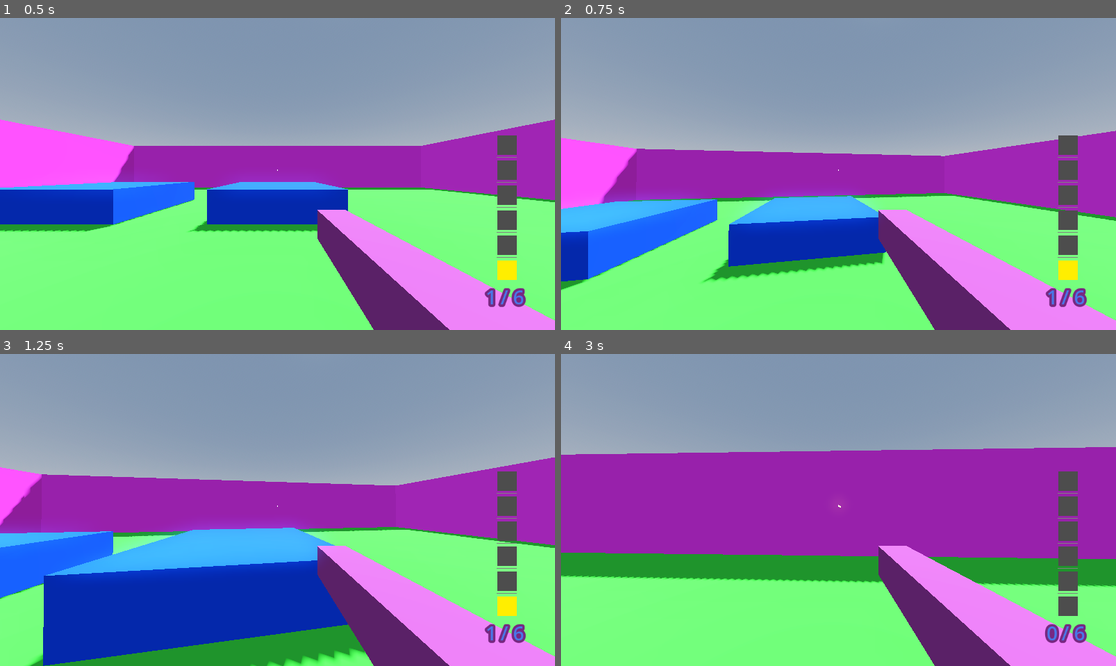
Above: before the commit, frames 1-4 (two rows, left to right).
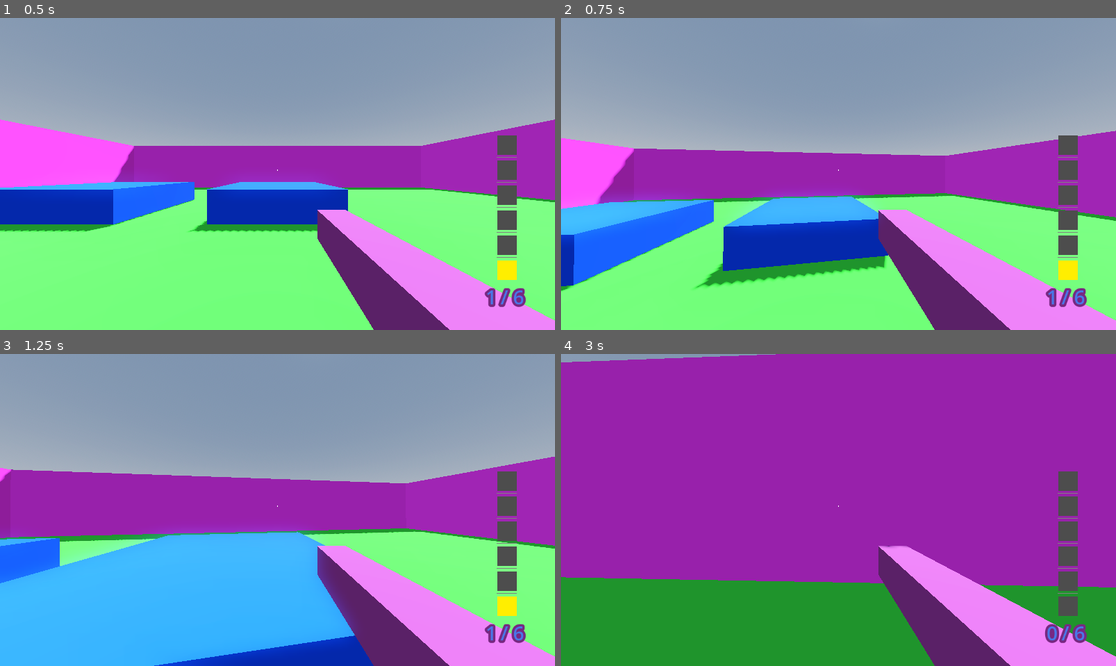
Above: after the commit, the same moments.

Repository: Ayla-McChristie/ProjectRobotCowboy
Game: Godot game, scene res://scenes/world.tscn
Two runs of this game, one before a commit and one after it. Both use one fixed random seed, a clock stepped at 60 frames per second and the inputs below.
Inputs (mouse positions are in pixels of both pictures, inside the frame that each line leads up to):
- Up to frame 1 (0.5 s): no input
- Up to frame 2 (0.75 s): tap Enter (ui_accept) at 0.5 s; move the mouse to (866, 174) at 0.52 s; hold W (move_up) from 0.53 s (still down); hold E (E) from 0.53 s (still down)
- Up to frame 3 (1.25 s): keep holding W (move_up); keep holding E (E); tap Space (jump) at 0.77 s
- Up to frame 4 (3 s): keep holding W (move_up); move the mouse to (810, 510) at 1.27 s; release E (E) at 1.28 s; tap E (E) at 1.35, 2.3 s; tap Space (jump) at 1.52 s; move the mouse to (849, 503) at 2.02 s; hold Q (Q) 2.03-2.78 s; move the mouse to (832, 516) at 2.77 s; click (832, 516) at 2.85 s

Frame 1 is identical in both runs. In frame 2, 2.4% of the frame differs, in the area x 0-100%, y 36-88%; in frame 3, 23%; in frame 4, 57%, in the area x 0-100%, y 0-100%.

Commit message:
Adds speed lines

Diff:
--- a/scenes/HUD.tscn
+++ b/scenes/UI/HUD.tscn
@@ -1,8 +1,8 @@
 [gd_scene load_steps=5 format=3 uid="uid://dnfj8hm8i4vlo"]
 
-[ext_resource type="Script" path="res://scripts/Reticle.gd" id="1_r7krc"]
-[ext_resource type="Script" path="res://scenes/UI_Ammo_Amount.gd" id="2_lhwoi"]
-[ext_resource type="Script" path="res://scenes/bullet_tracker.gd" id="3_857pk"]
+[ext_resource type="Script" path="res://scripts/Reticle.gd" id="1_7qf86"]
+[ext_resource type="Script" path="res://scripts/UI/UI_Ammo_Amount.gd" id="2_eyy4i"]
+[ext_resource type="Script" path="res://scripts/UI/bullet_tracker.gd" id="3_2o55q"]
 
 [sub_resource type="LabelSettings" id="LabelSettings_24ik4"]
 font_size = 40
@@ -47,7 +47,7 @@
 grow_vertical = 0
 text = "0"
 label_settings = SubResource("LabelSettings_24ik4")
-script = ExtResource("2_lhwoi")
+script = ExtResource("2_eyy4i")
 
 [node name="Amount2" type="Label" parent="."]
 layout_mode = 1
@@ -80,7 +80,7 @@
 grow_vertical = 0
 rotation = -3.14159
 vertical = true
-script = ExtResource("3_857pk")
+script = ExtResource("3_2o55q")
 EMPTY_COLOR = Color(0.303233, 0.303233, 0.303233, 1)
 REG_COLOR = Color(1, 0.933333, 0, 1)
 BLAST_COLOR = Color(1, 0, 0, 1)
--- /dev/null
+++ b/scenes/UI/Shader_speed_lines.gdshader
@@ -0,0 +1,47 @@
+shader_type canvas_item;
+
+
+uniform sampler2D noise: repeat_enable;
+uniform vec4 line_color: source_color;
+uniform float line_count: hint_range(0.0, 2.0, 0.05) = 0.5;
+uniform float line_density: hint_range(0.0, 1.0) = 0.5;
+uniform float line_faloff: hint_range(0.0, 1.0) = 0.25;
+uniform float mask_size: hint_range(0.0, 1.0) = 0.1;
+uniform float mask_edge: hint_range(0.0, 1.0) = 0.5;
+uniform float animation_speed: hint_range(1.0, 20.0) = 0.5;
+
+float inv_lerp(float from, float to, float value){
+  return (value - from) / (to - from);
+}
+
+vec2 polar_coordinates(vec2 uv, vec2 center, float zoom, float repeat)
+{
+	vec2 dir = uv - center;
+	float radius = length(dir) * 2.0;
+	float angle = atan(dir.y, dir.x) * 1.0/(PI * 2.0);
+	return mod(vec2(radius * zoom, angle * repeat), 1.0);
+}
+
+vec2 rotate_uv(vec2 uv, vec2 pivot, float rotation) {
+    float cosa = cos(rotation);
+    float sina = sin(rotation);
+    uv -= pivot;
+    return vec2(
+        cosa * uv.x - sina * uv.y,
+        cosa * uv.y + sina * uv.x
+    ) + pivot;
+}
+
+void fragment(){
+	vec2 polar_uv = polar_coordinates(rotate_uv(UV, vec2(0.5), floor(fract(TIME) * animation_speed) ) , vec2(0.5), 0.01, line_count);
+	vec3 lines = texture(noise, polar_uv).rgb;
+
+	float mask_value = length(UV - vec2(0.5));
+	float mask = inv_lerp(mask_size, mask_edge, mask_value);
+	float result = 1.0 - (mask * line_density);
+
+	result = smoothstep(result, result + line_faloff, lines.r);
+
+	COLOR.rgb = vec3(line_color.rgb);
+	COLOR.a = min(line_color.a, result);
+}
--- /dev/null
+++ b/scenes/UI/UI_speed_lines.tscn
@@ -0,0 +1,19 @@
+[gd_scene load_steps=2 format=3 uid="uid://c5qj8yoj6vpu8"]
+
+[ext_resource type="PackedScene" uid="uid://c7r05wxg27ew" path="res://scenes/UI/UI_speedlines.tscn" id="1_6gu50"]
+
+[node name="Speed Lines" type="Control"]
+layout_mode = 3
+anchors_preset = 15
+anchor_right = 1.0
+anchor_bottom = 1.0
+grow_horizontal = 2
+grow_vertical = 2
+
+[node name="ColorRect" parent="." instance=ExtResource("1_6gu50")]
+layout_mode = 0
+anchors_preset = 0
+anchor_right = 0.0
+anchor_bottom = 0.0
+grow_horizontal = 1
+grow_vertical = 1
--- /dev/null
+++ b/scenes/UI/UI_speedlines.tscn
@@ -0,0 +1,29 @@
+[gd_scene load_steps=5 format=3 uid="uid://c7r05wxg27ew"]
+
+[ext_resource type="Shader" path="res://scenes/UI/Shader_speed_lines.gdshader" id="1_gmfa5"]
+
+[sub_resource type="FastNoiseLite" id="FastNoiseLite_ujb3x"]
+noise_type = 5
+frequency = 0.2
+
+[sub_resource type="NoiseTexture2D" id="NoiseTexture2D_00enh"]
+noise = SubResource("FastNoiseLite_ujb3x")
+
+[sub_resource type="ShaderMaterial" id="ShaderMaterial_o7tq0"]
+shader = ExtResource("1_gmfa5")
+shader_parameter/line_color = Color(1, 1, 1, 1)
+shader_parameter/line_count = 0.5
+shader_parameter/line_density = 1.0
+shader_parameter/line_faloff = 1.0
+shader_parameter/mask_size = 0.0
+shader_parameter/mask_edge = 1.0
+shader_parameter/animation_speed = 20.0
+shader_parameter/noise = SubResource("NoiseTexture2D_00enh")
+
+[node name="SpeedLines" type="ColorRect"]
+material = SubResource("ShaderMaterial_o7tq0")
+anchors_preset = 15
+anchor_right = 1.0
+anchor_bottom = 1.0
+grow_horizontal = 2
+grow_vertical = 2
--- a/scenes/gun.tscn
+++ b/scenes/gun.tscn
@@ -12,7 +12,7 @@
 
 [sub_resource type="Animation" id="Animation_fldkb"]
 resource_name = "Blast_Reload"
-length = 0.2
+length = 0.8
 step = 0.01
 tracks/0/type = "value"
 tracks/0/imported = false
@@ -21,7 +21,7 @@
 tracks/0/interp = 1
 tracks/0/loop_wrap = true
 tracks/0/keys = {
-"times": PackedFloat32Array(0, 0.03, 0.04, 0.19, 0.2),
+"times": PackedFloat32Array(0, 0.1, 0.2, 0.71, 0.8),
 "transitions": PackedFloat32Array(1, 1, 1, 1, 1),
 "update": 0,
 "values": [Vector3(0, 0, 0), Vector3(0, -0.1, 0), Vector3(0, 0.088403, -3.94841e-07), Vector3(0, 0.088403, -3.94841e-07), Vector3(0, 0, 0)]
@@ -33,10 +33,10 @@
 tracks/1/interp = 1
 tracks/1/loop_wrap = true
 tracks/1/keys = {
-"times": PackedFloat32Array(0, 0.03, 0.04, 0.19, 0.2),
+"times": PackedFloat32Array(0, 0.1, 0.2, 0.71, 0.8),
 "transitions": PackedFloat32Array(1, 1, 1, 1, 1),
 "update": 0,
-"values": [Vector3(0, 0, 0), Vector3(-4.46638e-06, 4.46638e-06, 1.5708), Vector3(-3.15819e-06, 0.785403, 1.57079), Vector3(0, -6.28319, 1.5708), Vector3(0, 6.28319, 0)]
+"values": [Vector3(0, 0, 0), Vector3(-4.46638e-06, 4.46638e-06, 1.5708), Vector3(-3.15819e-06, 0.785403, 1.57079), Vector3(0, -18.8496, 1.5708), Vector3(0, -18.8496, 0)]
 }
 
 [sub_resource type="Animation" id="Animation_pn8nc"]
@@ -69,7 +69,7 @@
 
 [sub_resource type="Animation" id="Animation_d5tiw"]
 resource_name = "Reload"
-length = 0.1
+length = 0.4
 step = 0.01
 tracks/0/type = "value"
 tracks/0/imported = false
@@ -78,10 +78,10 @@
 tracks/0/interp = 1
 tracks/0/loop_wrap = true
 tracks/0/keys = {
-"times": PackedFloat32Array(0, 0.1),
+"times": PackedFloat32Array(0, 0.4),
 "transitions": PackedFloat32Array(1, 1),
 "update": 0,
-"values": [Vector3(0, 0, 0), Vector3(6.28319, 0, 0)]
+"values": [Vector3(0, 0, 0), Vector3(12.5664, 0, 0)]
 }
 
 [sub_resource type="Animation" id="Animation_l308m"]
--- a/scenes/player.tscn
+++ b/scenes/player.tscn
@@ -1,16 +1,35 @@
-[gd_scene load_steps=9 format=3 uid="uid://bakj2c6elt2fg"]
+[gd_scene load_steps=13 format=3 uid="uid://bakj2c6elt2fg"]
 
 [ext_resource type="Script" path="res://scripts/PlayerController.gd" id="1_r2wyn"]
 [ext_resource type="Script" path="res://scripts/MainCamera.gd" id="2_q8mr1"]
 [ext_resource type="PackedScene" uid="uid://bjx8ps4cs681b" path="res://scenes/gun.tscn" id="2_rf2sv"]
 [ext_resource type="AudioStream" uid="uid://28bqi3qjutr7" path="res://Audio/Jump.wav" id="3_07slr"]
-[ext_resource type="PackedScene" uid="uid://dnfj8hm8i4vlo" path="res://scenes/HUD.tscn" id="4_ic3md"]
+[ext_resource type="PackedScene" uid="uid://dnfj8hm8i4vlo" path="res://scenes/UI/HUD.tscn" id="4_ic3md"]
 [ext_resource type="AudioStream" uid="uid://b3d1xhuuyqamq" path="res://Audio/Party Favor.mp3" id="5_lrl7c"]
+[ext_resource type="Shader" path="res://scenes/UI/Shader_speed_lines.gdshader" id="7_6pvat"]
 
 [sub_resource type="CapsuleMesh" id="CapsuleMesh_kq1vs"]
 
 [sub_resource type="ConvexPolygonShape3D" id="ConvexPolygonShape3D_ee7ij"]
 points = PackedVector3Array(-0.125207, -0.532801, -0.480507, 0.0227831, 0.47607, 0.498884, 0.169713, 0.559144, 0.464172 …(924 unchanged characters)…
+
+[sub_resource type="FastNoiseLite" id="FastNoiseLite_ujb3x"]
+noise_type = 5
+frequency = 0.2
+
+[sub_resource type="NoiseTexture2D" id="NoiseTexture2D_00enh"]
+noise = SubResource("FastNoiseLite_ujb3x")
+
+[sub_resource type="ShaderMaterial" id="ShaderMaterial_o7tq0"]
+shader = ExtResource("7_6pvat")
+shader_parameter/line_color = Color(1, 1, 1, 1)
+shader_parameter/line_count = 0.5
+shader_parameter/line_density = 1.0
+shader_parameter/line_faloff = 1.0
+shader_parameter/mask_size = 0.0
+shader_parameter/mask_edge = 1.0
+shader_parameter/animation_speed = 20.0
+shader_parameter/noise = SubResource("NoiseTexture2D_00enh")
 
 [node name="player" type="CharacterBody3D" node_paths=PackedStringArray("audio_jump", "audio_dash")]
 transform = Transform3D(1, 0, 0, 0, 1, 0, 0, 0, 1, -0.0068388, 0.151876, -0.00944901)
@@ -62,3 +81,12 @@
 volume_db = -19.676
 
 [node name="HUD" parent="." instance=ExtResource("4_ic3md")]
+
+[node name="SpeedLines" type="ColorRect" parent="."]
+material = SubResource("ShaderMaterial_o7tq0")
+anchors_preset = 15
+anchor_right = 1.0
+anchor_bottom = 1.0
+grow_horizontal = 2
+grow_vertical = 2
+mouse_filter = 2
--- a/scripts/PlayerController.gd
+++ b/scripts/PlayerController.gd
@@ -10,8 +10,8 @@
 
 
 @export_category("Walking")
-@export var WALK_SPEED = 5.0
-@export var SPRINT_SPEED = 8.0
+@export var WALK_SPEED = 8.0
+@export var SPRINT_SPEED = 10.0
 @export var FRICTION = 7.0
 
 @export_category("Jumping")
@@ -64,6 +64,8 @@
 @onready var camera:Camera3D = $Head/Camera3D
 @onready var gun = $Head/Camera3D/Gun
 
+@onready var speed_lines: Control = $SpeedLines
+
 #endregion
 
 #Audio
@@ -75,7 +77,7 @@
 	Input.set_mouse_mode(Input.MOUSE_MODE_CAPTURED)
 	CAMERA_START = camera.position
 	speed = WALK_SPEED
-
+	$SpeedLines.material.set_shader_parameter("line_density", 0.0)
 #---------------------------------
 #CAMERA INPUT
 #---------------------------------
@@ -93,6 +95,11 @@
 	_handle_walk(delta)
 	_dash_startup()
 	_handle_headbob(delta)
+
+	if velocity.length() > 9:
+		$SpeedLines.material.set_shader_parameter("line_density", 1.0)
+	else:
+		$SpeedLines.material.set_shader_parameter("line_density", 0.0)
 
 #region Fov
 	#fov
Not shown: 2 places in scenes/UI/Debug.tscn that only renumber resources
Not shown: 1 places in scenes/UI/HUD.tscn that only renumber resources
Renamed: scenes/UI_Ammo_Amount.gd -> scripts/UI/UI_Ammo_Amount.gd
Renamed: scenes/bullet_tracker.gd -> scripts/UI/bullet_tracker.gd
